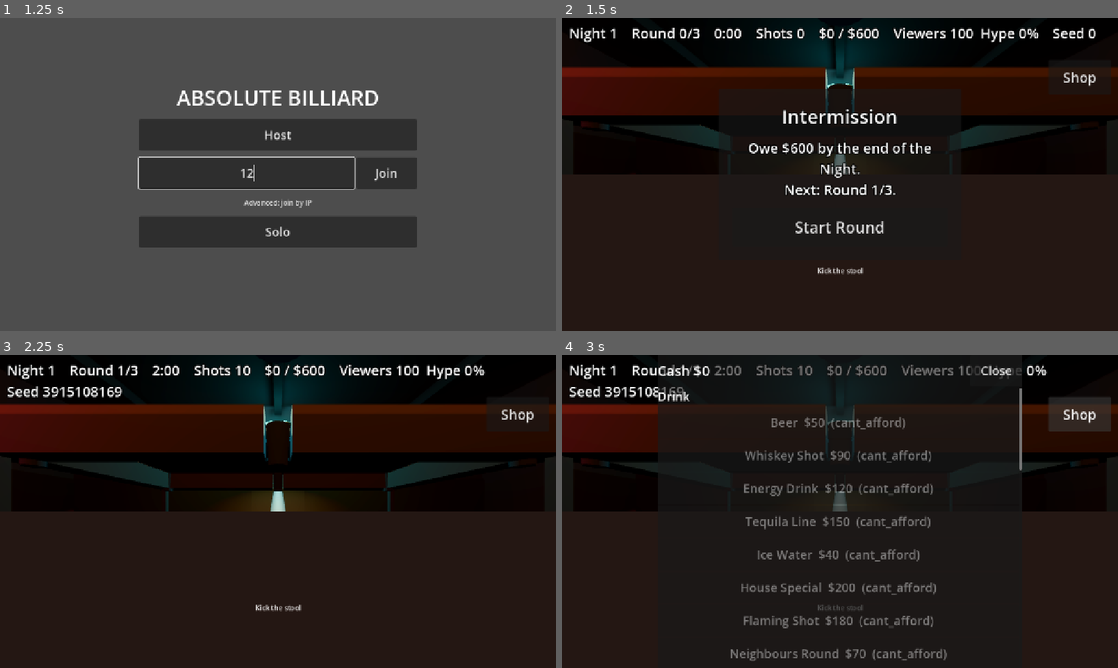
Above: before the commit, frames 1-4 (two rows, left to right).
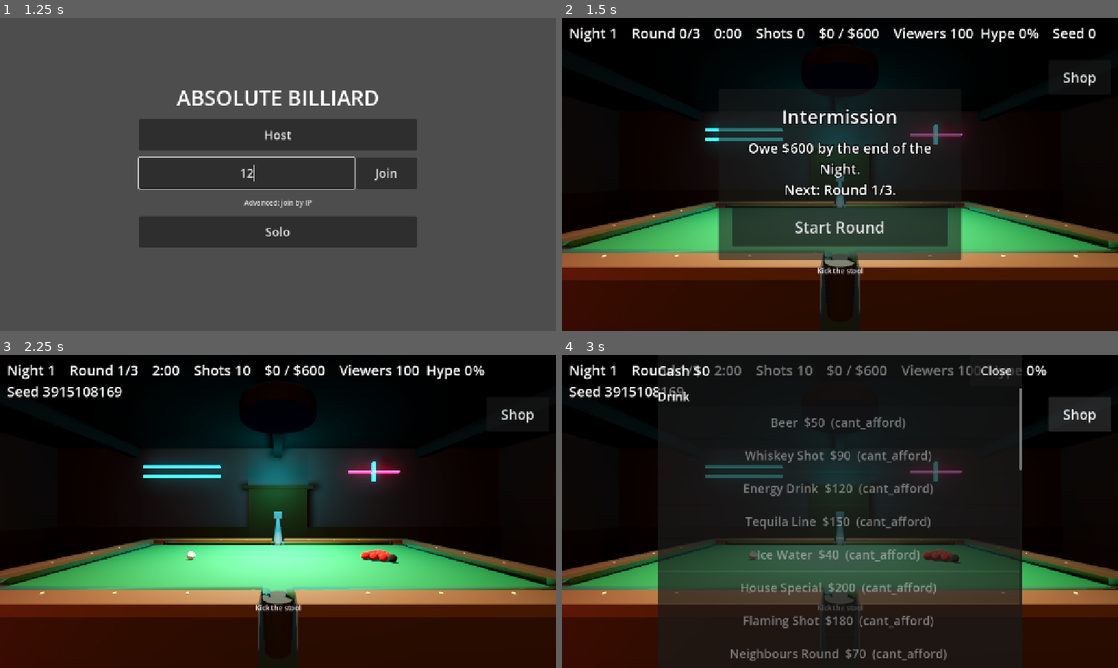
Above: after the commit, the same moments.

Repository: Cleans3/absolute-billiard
Game: Godot game, scene res://src/levels/Lobby.tscn
The game is run twice, just before and just after one commit, with the same random seed, the same clock (stepped at 60 frames per second) and the same inputs.
Inputs (mouse positions are in pixels of both pictures, inside the frame that each line leads up to):
- Up to frame 1 (1.25 s): click (244, 174) at 0.52 s; type "12" at 0.6 s
- Up to frame 2 (1.5 s): click "Solo" at 1.25 s
- Up to frame 3 (2.25 s): click "Start Round" at 2 s
- Up to frame 4 (3 s): click "Shop" at 2.75 s

Frame 1 is identical in both runs. In frame 2, 43% of the frame differs, in the area x 0-100%, y 2-94%; in frame 3, 52%; in frame 4, 30%.

Commit message:
player: local headCam claims the view on bind (debug freecam was current at spawn)
Co-Authored-By: Claude Opus 5.5 <noreply@anthropic.com>

Diff:
--- a/src/gameplay/player/player.gd
+++ b/src/gameplay/player/player.gd
@@ -72,6 +72,7 @@
 ## One-time wiring of the local player to the level (contract §3 names). Never called on puppets.
 func bind(level: Node) -> void:
 	is_local = true
+	cam.make_current()  # claim the view: the first Camera3D in tree (Debug's freecam) is current otherwise
 	var table: Table = level.get_node("Table")
 	_rd = level.get_node("RoundDirector")
 	_sim = table.sim
--- a/tests/core/main_level_probe.gd
+++ b/tests/core/main_level_probe.gd
@@ -22,6 +22,8 @@
 	var loop: GameLoop = current_scene.get_node("GameLoop")
 	var rd: RoundDirector = current_scene.get_node("RoundDirector")
 	await _frames(5)
+	var walker: Player = current_scene.get_node("PlayerSpawner").get_local_player()
+	assert(walker != null and root.get_viewport().get_camera_3d() == walker.cam, "local headCam must be the view, got %s" % root.get_viewport().get_camera_3d())
 	assert(loop.phase == GameLoop.Phase.INTERMISSION, "expected INTERMISSION, got %s" % loop.phase)
 	assert(loop.nights.size() == 5, "5 NightConfigs expected")
 	loop.advance()
